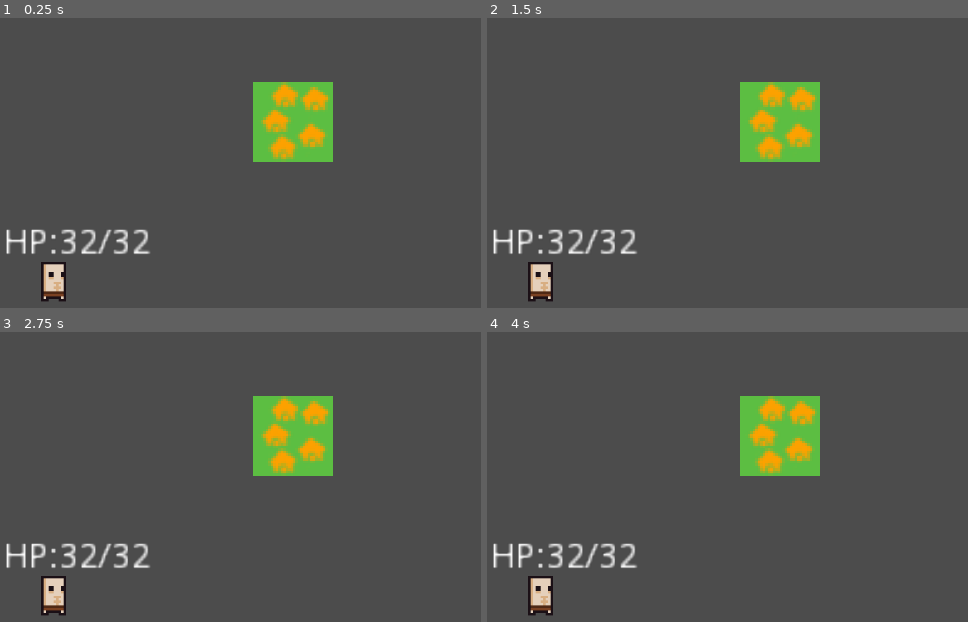
Above: before the commit, frames 1-4 (two rows, left to right).
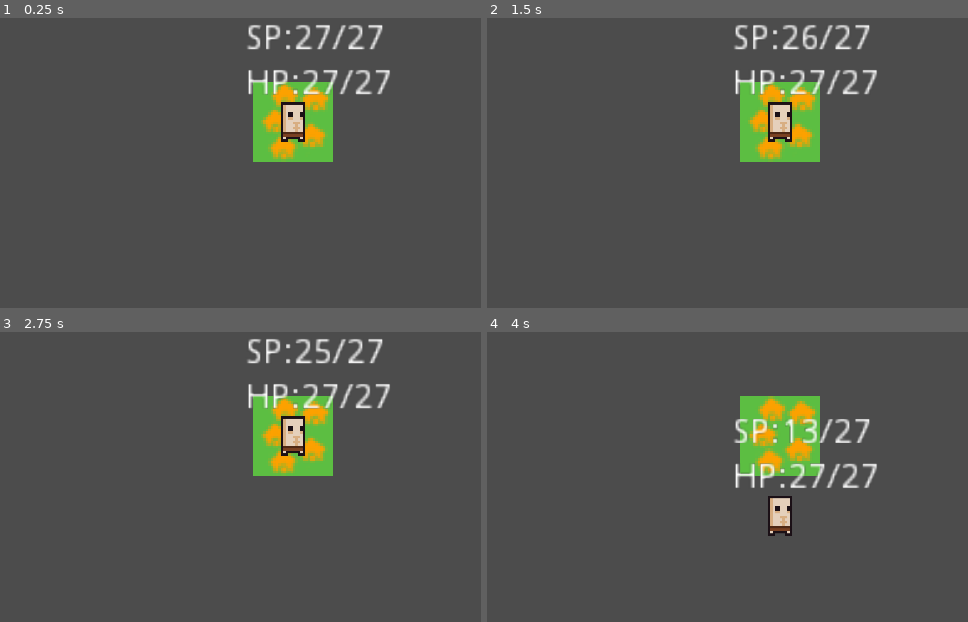
Above: after the commit, the same moments.

Repository: LLBlumire/ldjam46
Game: Godot game, scene res://src/World/World.tscn
Same seed, same stepped clock (60 frames per second), same inputs: the game is played once before the commit and once after it.
Inputs (mouse positions are in pixels of both pictures, inside the frame that each line leads up to):
- Up to frame 1 (0.25 s): no input
- Up to frame 2 (1.5 s): tap Enter at 0.5 s; move the mouse to (958, 99) at 0.52 s; tap Space (ui_select) at 0.77, 1.25 s; move the mouse to (621, 145) at 1.27 s
- Up to frame 3 (2.75 s): tap Space (ui_select) at 1.52 s; move the mouse to (375, 337) at 2.02 s
- Up to frame 4 (4 s): tap Enter at 2.75 s; move the mouse to (741, 526) at 2.77 s; tap Space (ui_select) at 3.02, 3.5, 3.77 s; move the mouse to (outside the picture) at 3.52 s

The runs differ from the first frame. In frame 1, 4.4% of the frame differs, in the area x 1-82%, y 2-98%; in frame 2, 4.4%; in frame 3, 4.4%; in frame 4, 4.4%.

Commit message:
Remove Adventurers from initial setup and make Bob random walk

Diff:
--- a/src/Adventurers/Adventurers.gd
+++ b/src/Adventurers/Adventurers.gd
@@ -5,15 +5,18 @@
 # var a = 2
 # var b = "text"
 var Healthbar : Label
+var satisfaction_bar : Label
 var Worldnode : Node2D
+var world_map : Node2D
 
 var Health : float = 0.0
 var CurrentHealth : float = 0.0
 var Satisfaction : float = 0.0
+var current_satisfaction : float = 0.0
 var Strenght : float = 0.0
 var Dexterity : float = 0.0
 var Intelligence : float = 0.0
-var Pos : Vector2 = Vector2(-3,2)
+var Pos : Vector2 = Vector2(0,0)
 var rng = RandomNumberGenerator.new()
 # Called when the node enters the scene tree for the first time.
 func _ready():
@@ -21,20 +24,47 @@
 	Health = 20 + gen_stat()
 	CurrentHealth = Health
 	Satisfaction = 20 + gen_stat()
+	current_satisfaction = Satisfaction
 	Strenght = gen_stat()
 	Dexterity = gen_stat()
 	Intelligence = gen_stat()
-	Healthbar =get_node("HealthBar")
+	Healthbar =get_node("VBoxContainer/HealthBar")
+	satisfaction_bar = get_node("VBoxContainer/SatisfactionBar")
 	Worldnode = get_tree().get_root().get_node("World")
+	world_map = get_tree().get_root().get_node("World/WorldMap")
 	update_stats()
-	 # Replace with function body.
+	update_pos()
 
 func gen_stat() -> float:
 	return rng.randi_range(1, 6) + rng.randi_range(1, 6) + rng.randi_range(1, 6) as float
 
 func update_stats():
 	Healthbar.set_text("HP:{current}/{max}".format({"current": CurrentHealth, "max": Health}))
+	satisfaction_bar.set_text("SP:{current}/{max}".format({"current": current_satisfaction, "max": Satisfaction}))
 
+func update_pos():
+	position = Worldnode.world_map.map_to_world(Pos) + Vector2(16,16)
 # Called every frame. 'delta' is the elapsed time since the previous frame.
-func _process(delta):
-	position = Worldnode.world_map.map_to_world(Pos) + Vector2(16,16)
+#func _process(delta):
+
+
+
+func _on_SatisfactionDecay_timeout():
+	current_satisfaction -= 1
+	update_stats()
+
+
+func _on_ExplorationTimer_timeout():
+	var random = rng.randi_range(1,4)
+	if random == 1: #move east
+		Pos = Pos + Vector2(1,0)
+	elif random == 2: #move south
+		Pos = Pos + Vector2(0,1)
+	elif random == 3: #move west
+		Pos = Pos + Vector2(-1,0)
+	elif random == 4: #move north
+		Pos = Pos + Vector2(0,-1)
+	update_pos()
+	if world_map.world_tile_map.get_cellv(Pos) == -1:
+		current_satisfaction -= 10
+		update_stats()
--- a/src/Adventurers/Adventurers.tscn
+++ b/src/Adventurers/Adventurers.tscn
@@ -22,14 +22,39 @@
 [node name="AdventurerSprite" type="AnimatedSprite" parent="."]
 frames = SubResource( 2 )
 
-[node name="HealthBar" type="Label" parent="."]
-margin_left = -19.6564
-margin_top = -21.9158
-margin_right = 20.3436
-margin_bottom = -7.91576
+[node name="VBoxContainer" type="VBoxContainer" parent="."]
+margin_left = -19.0
+margin_top = -40.389
+margin_right = 21.0
+margin_bottom = -8.38902
+__meta__ = {
+"_edit_use_anchors_": false
+}
+
+[node name="SatisfactionBar" type="Label" parent="VBoxContainer"]
+margin_right = 40.0
+margin_bottom = 14.0
+__meta__ = {
+"_edit_use_anchors_": false
+}
+
+[node name="HealthBar" type="Label" parent="VBoxContainer"]
+margin_top = 18.0
+margin_right = 40.0
+margin_bottom = 32.0
 text = "Test"
 align = 1
 uppercase = true
 __meta__ = {
 "_edit_use_anchors_": false
 }
+
+[node name="SatisfactionDecay" type="Timer" parent="."]
+autostart = true
+
+[node name="ExplorationTimer" type="Timer" parent="."]
+wait_time = 3.0
+autostart = true
+[connection signal="timeout" from="SatisfactionDecay" to="." method="_on_SatisfactionDecay_timeout"]
+[connection signal="timeout" from="SatisfactionDecay" to="." method="_on_Timer_timeout"]
+[connection signal="timeout" from="ExplorationTimer" to="." method="_on_ExplorationTimer_timeout"]
--- a/src/World/World.gd
+++ b/src/World/World.gd
@@ -2,10 +2,17 @@
 class_name GameWorld
 
 var world_map : WorldMap
+var adventurer_scene
 
 func _ready():
 	world_map = get_node("WorldMap")
 	print("HEllo, World")
 	print(world_map.world_tile_map.map_to_world(Vector2(3, -1)))
+	adventurer_scene = load("res://src/Adventurers/Adventurers.tscn")
+	spawn_adventurer(Vector2(0,0))
 func _process(delta):
 	pass
+func spawn_adventurer(var pos: Vector2 ):
+	var adventurer = adventurer_scene.instance()
+	adventurer.Pos = pos
+	add_child(adventurer)
--- a/src/World/World.tscn
+++ b/src/World/World.tscn
@@ -1,7 +1,6 @@
-[gd_scene load_steps=4 format=2]
+[gd_scene load_steps=3 format=2]
 
 [ext_resource path="res://src/World/World.gd" type="Script" id=1]
-[ext_resource path="res://src/Adventurers/Adventurers.tscn" type="PackedScene" id=2]
 [ext_resource path="res://src/WorldMap/WorldMap.tscn" type="PackedScene" id=3]
 
 [node name="World" type="Node2D"]
@@ -9,9 +8,6 @@
 
 [node name="WorldMap" parent="." instance=ExtResource( 3 )]
 
-[node name="Adventurers" parent="." instance=ExtResource( 2 )]
-position = Vector2( 20.1578, 22.6823 )
-
 [node name="Camera2D" type="Camera2D" parent="."]
 offset = Vector2( 16, 16 )
 current = true
--- a/src/WorldMap/WorldMap.gd
+++ b/src/WorldMap/WorldMap.gd
@@ -11,6 +11,7 @@
 var world_tile_map : TileMap
 var world_select : TileMap
 var neighbour_mask : TileMap
+var worldNode : Node2D
 var building_scene
 var building_flag : bool = false
 
@@ -20,6 +21,7 @@
 	world_tile_map = get_node("WorldTileMap")
 	world_select = get_node("WorldSelect")
 	neighbour_mask = get_node("NeighbourMask")
+	worldNode = get_tree().get_root().get_node("World")
 	place_tile(Vector2(0, 0), 0)
 	building_scene = load("res://src/UI/BuildingMenu.tscn")
 
@@ -50,6 +52,9 @@
 
 func place_tile(location: Vector2, tile: int):
 	world_tile_map.set_cell(location.x, location.y, 0, false, false, false, Vector2(tile, 0))
+#	if tile == 0:
+#		worldNode.spawn_adventurer(location) This doesn't work currently dunno why
+
 	neighbour_mask.set_cellv(location, 0)
 	neighbour_mask.set_cellv(location + Vector2(0, 1), 0)
 	neighbour_mask.set_cellv(location + Vector2(0, -1), 0)
